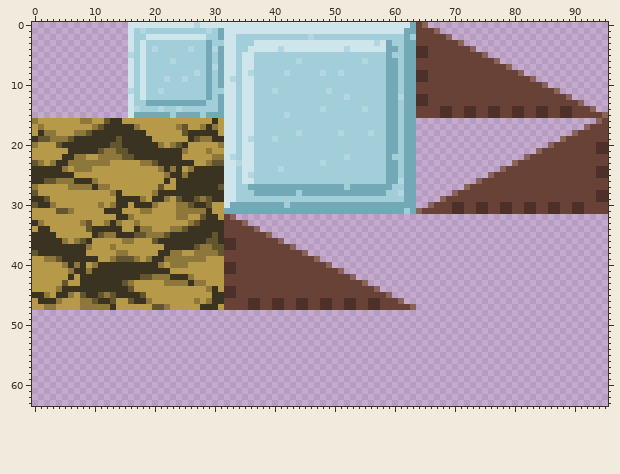
Edited in one commit: sprite sheet (game_english/data/Stage/PrtEnt.png). Above, as it was before the edit.
The file is 96x64 pixels.
After:
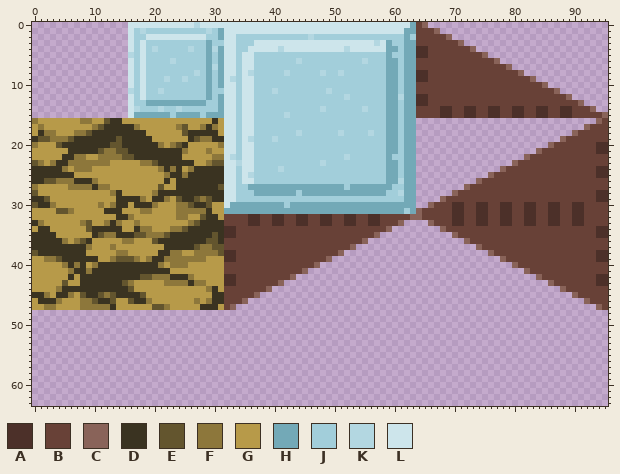
Palette (. is transparent): A #4c3029  B #684137  C #896359  D #3a3321  E #63552e  F #8d773b  G #b79a49  H #73a9b7  J #a2ceda  K #b3d7e1  L #cde5eb
Diff:
The edit adds colour A in rows 32 to 33 at x 36 to 37, 40 to 41, 44 to 45, 48 to 49, 52 to 53, 56 to 57, 70 to 71, 74 to 75, 78 to 79, 82 to 83, 86 to 87 and 90 to 91; in rows 34 to 35 at x 94 to 95; in rows 38 to 39 at x 94 to 95; in rows 42 to 43 at x 94 to 95.
Colour B gives way to colour A in rows 34 to 35 at x 32 to 33; in rows 38 to 39 at x 32 to 33; in rows 42 to 43 at x 32 to 33.
The edit adds colour B in row 32 at x 34 to 35, 38 to 39, 42 to 43, 46 to 47, 50 to 51, 54 to 55, 58 to 62, 65 to 69, 72 to 73, 76 to 77, 80 to 81, 84 to 85, 88 to 89 and 92 to 95; in row 33 at x 38 to 39, 42 to 43, 46 to 47, 50 to 51, 54 to 55, 58 to 60, 67 to 69, 72 to 73, 76 to 77, 80 to 81, 84 to 85, 88 to 89 and 92 to 95; in row 34 at x 38 to 58 and 69 to 93; in row 35 at x 40 to 56 and 71 to 93; in row 36 at x 42 to 54 and 73 to 95; in row 37 at x 44 to 52 and 75 to 95.
The edit adds colour B in row 38 at x 46 to 50 and 77 to 93; in row 39 at x 48 and 79 to 93; in row 40 at x 81 to 95; in row 41 at x 83 to 95; in row 42 at x 85 to 93; in row 43 at x 87 to 93.
The edit adds colour B in row 44 at x 89 to 95; in row 45 at x 91 to 95; in row 46 at x 93 to 95; in row 47 at x 95.
Colour A gives way to colour B in rows 36 to 37 at x 32 to 33; in rows 40 to 41 at x 32 to 33; in rows 44 to 45 at x 32 to 33.
Colour C gives way to colour B in row 32 at x 33; in row 33 at x 35; in row 34 at x 37; in row 35 at x 39; in row 36 at x 41; in row 37 at x 43.
Colour C gives way to colour B in row 38 at x 45; in row 39 at x 47.
The edit adds colour C in row 32 at x 63 to 64; in row 33 at x 61 and 66; in row 34 at x 59 and 68; in row 35 at x 57 and 70; in row 36 at x 55 and 72; in row 37 at x 53 and 74.
The edit adds colour C in row 38 at x 51 and 76; in row 39 at x 49 and 78; in row 40 at x 80; in row 41 at x 82; in row 42 at x 84; in row 43 at x 86.
The edit adds colour C in row 44 at x 88; in row 45 at x 90; in row 46 at x 92; in row 47 at x 94.
Colour B gives way to colour C in row 40 at x 47; in row 41 at x 45; in row 42 at x 43; in row 43 at x 41; in row 44 at x 39; in row 45 at x 37.
Colour B gives way to colour C in row 46 at x 35; in row 47 at x 33.
The author cleared colour A in rows 46 to 47 at x 36 to 37, 40 to 41, 44 to 45, 48 to 49, 52 to 53 and 56 to 57.
The author cleared colour B in row 40 at x 48; in row 41 at x 46 to 50; in row 42 at x 44 to 52; in row 43 at x 42 to 54; in row 44 at x 40 to 56; in row 45 at x 38 to 58.
The author cleared colour B in row 46 at x 38 to 39, 42 to 43, 46 to 47, 50 to 51, 54 to 55 and 58 to 60; in row 47 at x 34 to 35, 38 to 39, 42 to 43, 46 to 47, 50 to 51, 54 to 55 and 58 to 62.
The author cleared colour C in row 40 at x 49; in row 41 at x 51; in row 42 at x 53; in row 43 at x 55; in row 44 at x 57; in row 45 at x 59.
The author cleared colour C in row 46 at x 61; in row 47 at x 63.
Changed places in both pictures, as pixel boxes (x1, y1, x2, y2):
changed: (224, 214, 608, 310)
